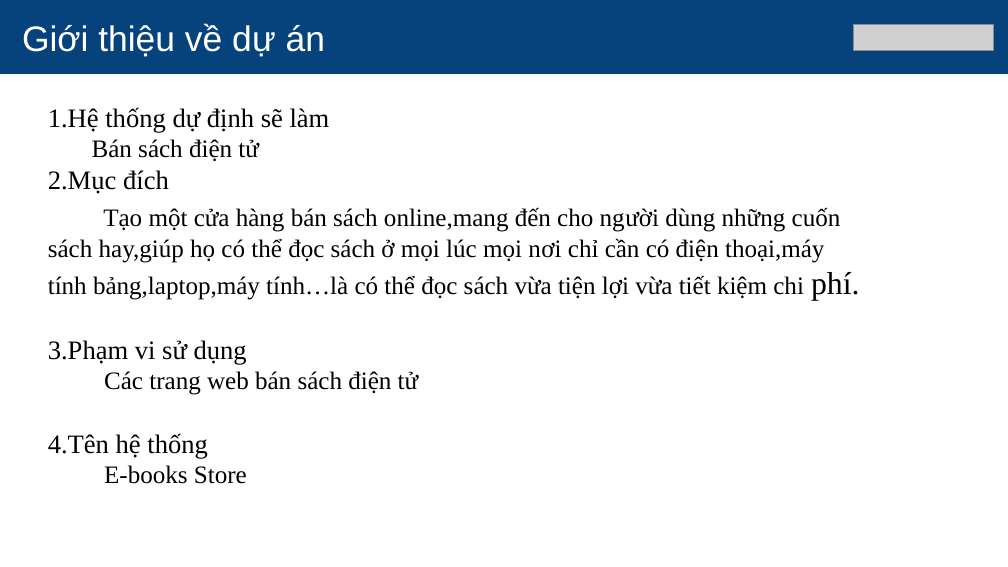
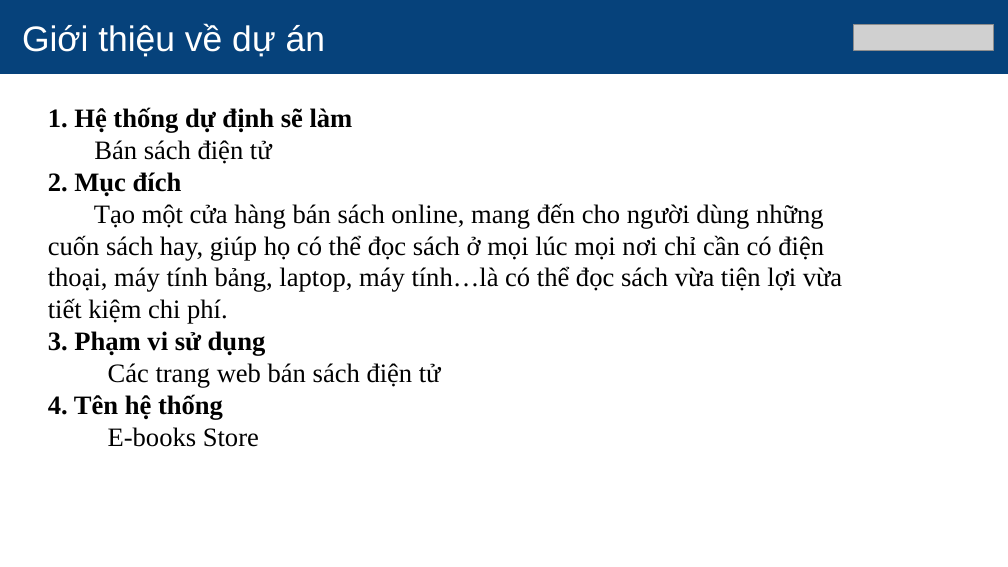
Before and after one commit to tung120320/E-Book-Order-G02, a slide deck: slide 3 of Documents/Slide_Group2_EbooksStore.pptx (slide 4 before the commit). Drawn at 1008x567 pixels with LibreOffice and Linux fonts; fonts in the diff are those of the drawing; grey boxes stand for pictures. Boxes give left, top, right and bottom in pixels: in the first picture for what was removed or moved away, otherwise in the second. Text is boxed around its words. In the diff, an @@ line names an element or a change of style, - is before the commit and + after.

```diff
--- a/Documents/Slide_Group2_EbooksStore.pptx
+++ b/Documents/Slide_Group2_EbooksStore.pptx
@@ text at [48,107,353,133]: text changed; bold on @@
-1.Hệ thống dự định sẽ làm
+1. Hệ thống dự định sẽ làm
@@ text at [94,140,441,447]: size 34 to 36 pt in "Bán sách điện tử", "Các trang web bán sách điện tử", "E-books Store" @@
@@ text at [48,172,842,356]: text changed; size 34 to 36 pt @@
-2.Mục đích
-Tạo một cửa hàng bán sách online,mang đến cho người dùng những cuốn sách hay,giúp họ có thể đọc sách ở mọi lúc mọi nơi chỉ cần có điện thoại,máy tính bảng,laptop,máy tính…là có thể đọc sách vừa tiện lợi vừa tiết kiệm chi phí.
-3.Phạm vi sử dụng
+2. Mục đích
+Tạo một cửa hàng bán sách online, mang đến cho người dùng những cuốn sách hay, giúp họ có thể đọc sách ở mọi lúc mọi nơi chỉ cần có điện thoại, máy tính bảng, laptop, máy tính…là có thể đọc sách vừa tiện lợi vừa tiết kiệm chi phí.
+3. Phạm vi sử dụng
@@ text at [48,394,223,420]: text changed; bold on @@
-4.Tên hệ thống
+4. Tên hệ thống
```
Also in this commit, not shown: 20 other slides changed, 1 slide added, 2 slides removed, 37 other files.
